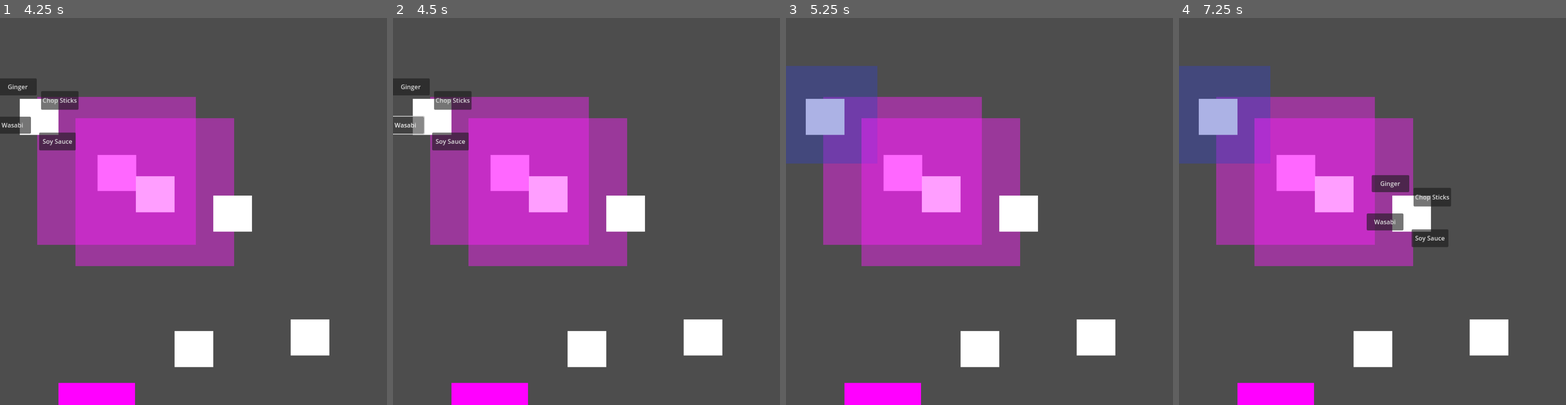
Above: before the commit, frames 1-4 (left to right).
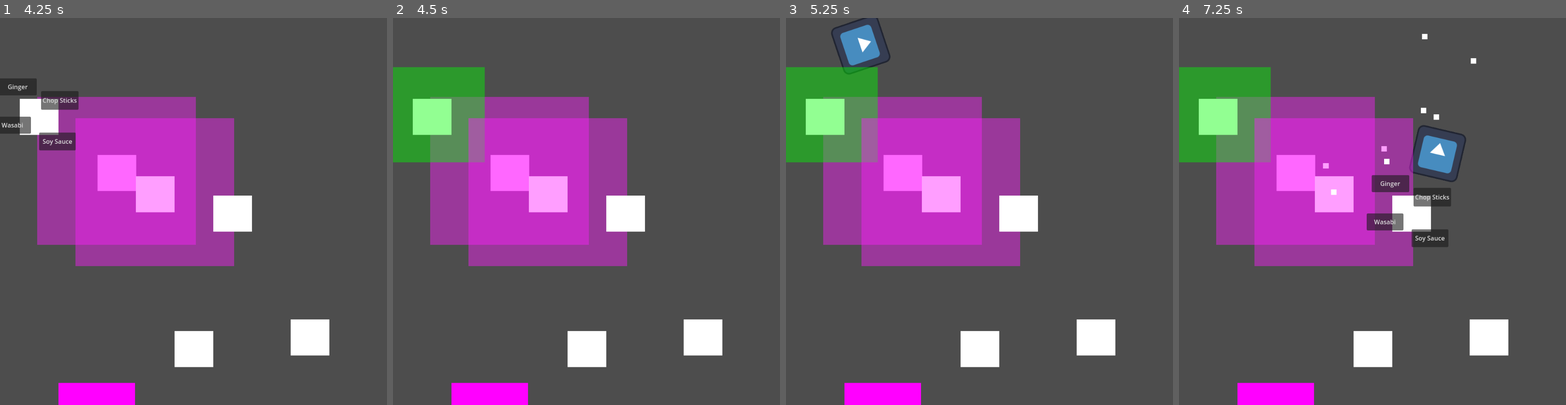
Above: after the commit, the same moments.

Repository: john9francis/sushi-attack
Game: Godot game, scene res://scripts/main.tscn
Same seed, same stepped clock (60 frames per second), same inputs: the game is played once before the commit and once after it. The engine's default icon, where the game draws it, is replaced by a stand-in: a white triangle on a blue panel in a dark square.
Inputs (mouse positions are in pixels of both pictures, inside the frame that each line leads up to):
- Up to frame 1 (4.25 s): tap Enter at 0.5 s; move the mouse to (119, 172) at 0.52 s; press the mouse at (119, 172) at 0.53 s; release the mouse at (119, 172) at 1.25 s; click "Chop Sticks" at 1.25 s; click "Soy Sauce" at 2 s; click "Ginger" at 2.75 s; tap Space at 3.5 s; move the mouse to (38, 114) at 3.52 s; click (38, 114) at 3.6 s
- Up to frame 2 (4.5 s): click "Wasabi" at 4.25 s
- Up to frame 3 (5.25 s): click (844, 99) at 5 s, where only the run before the commit has a clickable "Chop Sticks"
- Up to frame 4 (7.25 s): move the mouse to (1333, 192) at 5.77 s; press the mouse at (1333, 192) at 5.78 s; move the mouse to (1411, 211) at 6.52 s; release the mouse at (1411, 211) at 6.53 s; click (1411, 211) at 6.6 s

Frame 1 is identical in both runs. In frame 2, 5.9% of the frame differs, in the area x 0-24%, y 12-38%; in frame 3, 6.9%; in frame 4, 7.1%, in the area x 0-77%, y 4-46%.

Commit message:
fixing some variable names

Diff:
--- a/scripts/towerPlatform.gd
+++ b/scripts/towerPlatform.gd
@@ -2,10 +2,10 @@
 
 var mouse_in_tower = false
 
-@export var CSTower : PackedScene
-@export var SSTower : PackedScene
-@export var GTower : PackedScene
-@export var WTower : PackedScene
+@export var CSTowerScene : PackedScene
+@export var SSTowerScene : PackedScene
+@export var GTowerScene : PackedScene
+@export var WTowerScene : PackedScene
 
 func _ready():
 	$TowerGUI.hide()
@@ -32,14 +32,14 @@
 func _on_ss_button_pressed():
 	# Get rid of the tower gui
 	$TowerGUI.queue_free()
-	var ssTower = SSTower.instantiate()
+	var ssTower = SSTowerScene.instantiate()
 	add_child(ssTower)
 
 
 
 func _on_cs_button_pressed():
 	$TowerGUI.queue_free()
-	var csTower = CSTower.instantiate()
+	var csTower = CSTowerScene.instantiate()
 	add_child(csTower)
 
 
@@ -47,5 +47,11 @@
 
 func _on_g_button_pressed():
 	$TowerGUI.queue_free()
-	var gTower = GTower.instantiate()
+	var gTower = GTowerScene.instantiate()
 	add_child(gTower)
+
+
+func _on_w_button_pressed():
+	$TowerGUI.queue_free()
+	var wTower = WTowerScene.instantiate()
+	add_child(wTower)
--- a/scripts/towerPlatform.tscn
+++ b/scripts/towerPlatform.tscn
@@ -1,9 +1,10 @@
-[gd_scene load_steps=7 format=3 uid="uid://c8tq0ppoe2tb0"]
+[gd_scene load_steps=8 format=3 uid="uid://c8tq0ppoe2tb0"]
 
 [ext_resource type="Script" path="res://scripts/towerPlatform.gd" id="1_2l6tq"]
 [ext_resource type="PackedScene" uid="uid://bul6um5k465t1" path="res://scripts/cs_tower.tscn" id="2_vk3ja"]
 [ext_resource type="PackedScene" uid="uid://djnu4nstia70d" path="res://scripts/ss_tower.tscn" id="2_yr7cu"]
 [ext_resource type="PackedScene" uid="uid://biyqmibg8ipx5" path="res://scripts/g_tower.tscn" id="4_5qglf"]
+[ext_resource type="PackedScene" uid="uid://dn63r1k685s4w" path="res://scripts/w_tower.tscn" id="5_oy7xs"]
 
 [sub_resource type="CircleShape2D" id="CircleShape2D_4g0tv"]
 radius = 114.018
@@ -12,9 +13,10 @@
 
 [node name="towerPlatform" type="Area2D"]
 script = ExtResource("1_2l6tq")
-CSTower = ExtResource("2_vk3ja")
-SSTower = ExtResource("2_yr7cu")
-GTower = ExtResource("4_5qglf")
+CSTowerScene = ExtResource("2_vk3ja")
+SSTowerScene = ExtResource("2_yr7cu")
+GTowerScene = ExtResource("4_5qglf")
+WTowerScene = ExtResource("5_oy7xs")
 
 [node name="CollisionShape2D" type="CollisionShape2D" parent="."]
 position = Vector2(5, 2)
@@ -69,3 +71,4 @@
 [connection signal="pressed" from="TowerGUI/CSButton" to="." method="_on_cs_button_pressed"]
 [connection signal="pressed" from="TowerGUI/SSButton" to="." method="_on_ss_button_pressed"]
 [connection signal="pressed" from="TowerGUI/GButton" to="." method="_on_g_button_pressed"]
+[connection signal="pressed" from="TowerGUI/WButton" to="." method="_on_w_button_pressed"]
--- /dev/null
+++ b/scripts/w_tower.gd
@@ -0,0 +1,13 @@
+extends Area2D
+
+@export var ExplosionScene: PackedScene
+@export var TrackerScene: PackedScene
+
+# Called when the node enters the scene tree for the first time.
+func _ready():
+	pass # Replace with function body.
+
+
+# Called every frame. 'delta' is the elapsed time since the previous frame.
+func _process(delta):
+	pass
--- a/scripts/w_tower.tscn
+++ b/scripts/w_tower.tscn
@@ -1,9 +1,19 @@
-[gd_scene load_steps=2 format=3 uid="uid://dn63r1k685s4w"]
+[gd_scene load_steps=4 format=3 uid="uid://dn63r1k685s4w"]
+
+[ext_resource type="Script" path="res://scripts/w_tower.gd" id="1_3lvt7"]
 
 [sub_resource type="CircleShape2D" id="CircleShape2D_ocx2a"]
-radius = 119.067
+radius = 182.011
+
+[sub_resource type="CanvasTexture" id="CanvasTexture_jc4xd"]
 
 [node name="w_tower" type="Area2D"]
+script = ExtResource("1_3lvt7")
 
 [node name="CollisionShape2D" type="CollisionShape2D" parent="."]
 shape = SubResource("CircleShape2D_ocx2a")
+
+[node name="Sprite2D" type="Sprite2D" parent="."]
+modulate = Color(0, 1, 0, 0.427451)
+scale = Vector2(273.391, 246.047)
+texture = SubResource("CanvasTexture_jc4xd")
